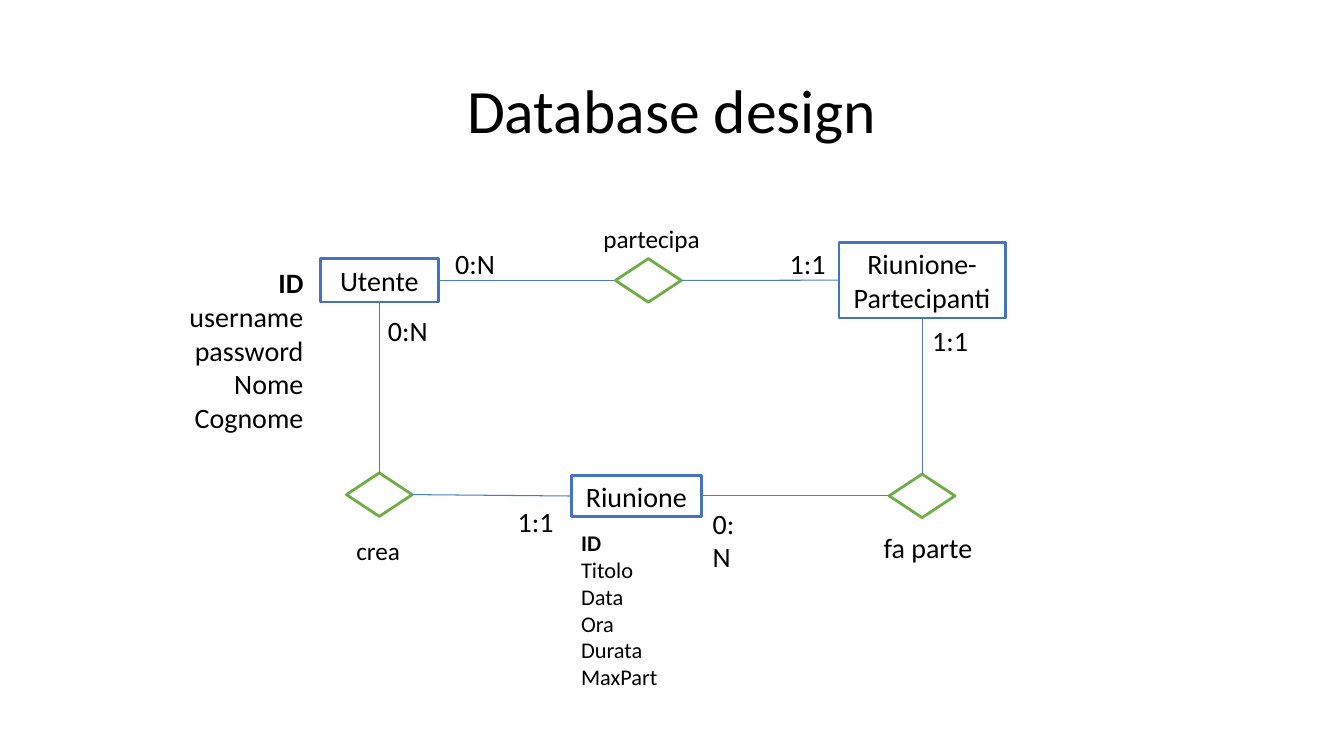
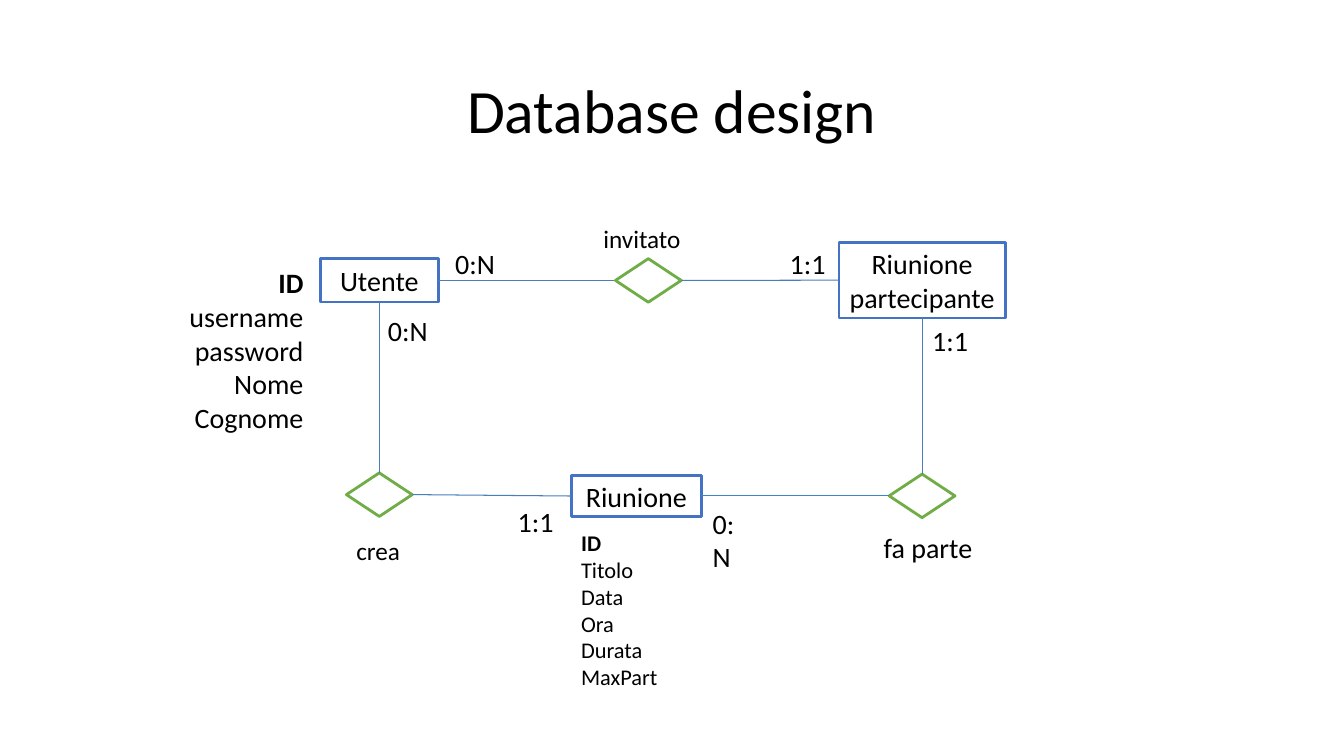
Before and after one commit to lotta98/Progetto5, a slide deck: slide 4 of ProgettoTIW.pptx. Drawn at 1344x756 pixels with LibreOffice and Linux fonts; fonts in the diff are those of the drawing. Boxes give left, top, right and bottom in pixels: in the first picture for what was removed or moved away, otherwise in the second. Text is boxed around its words. In the diff, an @@ line names an element or a change of style, - is before the commit and + after.

```diff
--- a/ProgettoTIW.pptx
+++ b/ProgettoTIW.pptx
@@ text at (x1=603, y1=230, x2=680, y2=249): text changed @@
-partecipa
+invitato
@@ text in rectangle at (x1=850, y1=254, x2=995, y2=313): text changed @@
-Riunione-Partecipanti
+Riunione
+partecipante
```
Also in this commit, not shown: 4 other slides changed.
